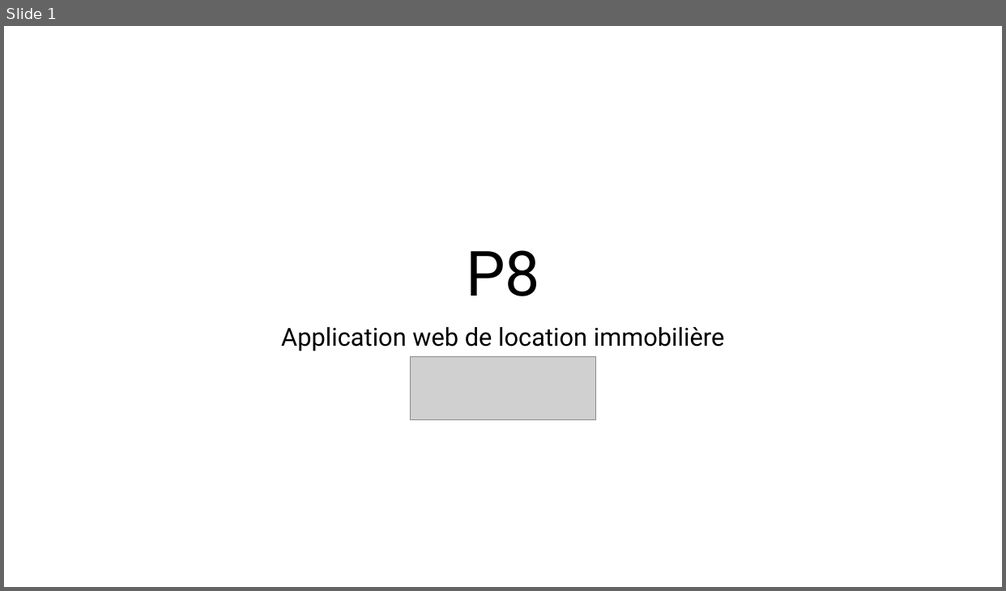
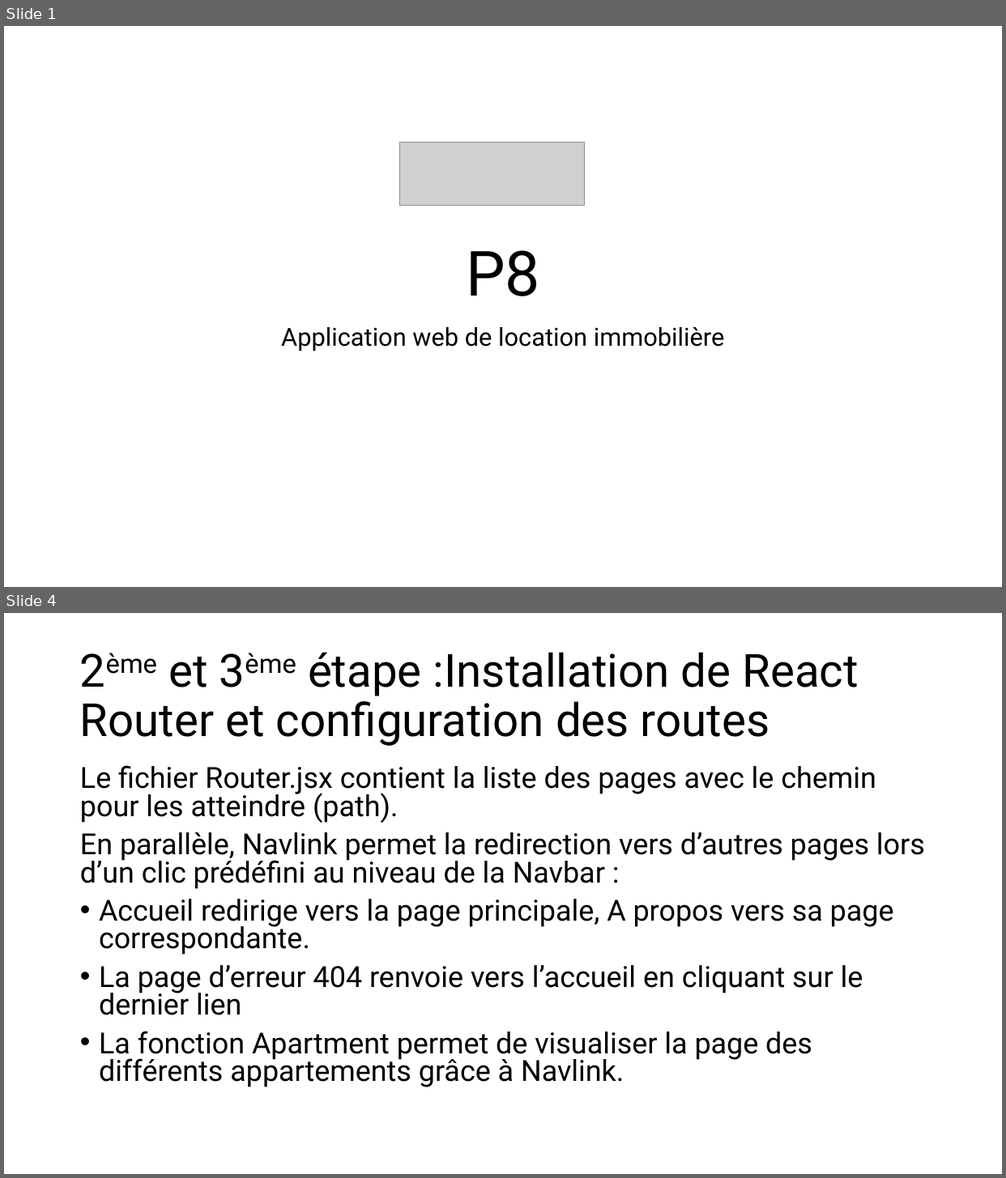
Before and after one commit to DylanMarioGilbert/P8, a slide deck: Présentation soutenance P8.pptx. Shown one above the other, each under a label of ours: slide 1 before the commit, slides 1 and 4 after it; the slides between them are not shown. The pictures are 1006x591 and 1006x1178 pixels, drawn with LibreOffice and Linux fonts; fonts in the diff are those of the drawing; grey boxes stand for pictures. Boxes give left, top, right and bottom in pixels: in the first picture for what was removed or moved away, otherwise in the second. Text is boxed around its words. In the diff, an @@ line names an element or a change of style, - is before the commit and + after.

```diff
--- a/Présentation soutenance P8.pptx
+++ b/Présentation soutenance P8.pptx
@@ slide 4 added at <box>4,613,1002,1174</box>, background #FFFFFF @@
@@ title added at <box>80,652,858,746</box>, 44 pt, text #000000 @@
+2ème et 3ème étape :Installation de React Router et configuration des routes
@@ text added at <box>80,765,925,1088</box>, 28 pt, text #000000 @@
+Le fichier Router.jsx contient la liste des pages avec le chemin pour les atteindre (path).
+En parallèle, Navlink permet la redirection vers d’autres pages lors d’un clic prédéfini au niveau de la Navbar :
+• Accueil redirige vers la page principale, A propos vers sa page correspondante.
+• La page d’erreur 404 renvoie vers l’accueil en cliquant sur le dernier lien
+• La fonction Apartment permet de visualiser la page des différents appartements grâce à Navlink.
@@ slide 1 changed as well @@
@@ picture: place and size @@
-picture at <box>411,357,595,420</box>
+picture at <box>399,142,584,206</box>
```
Also in this commit, not shown: 7 other slides added, 4 other files.
